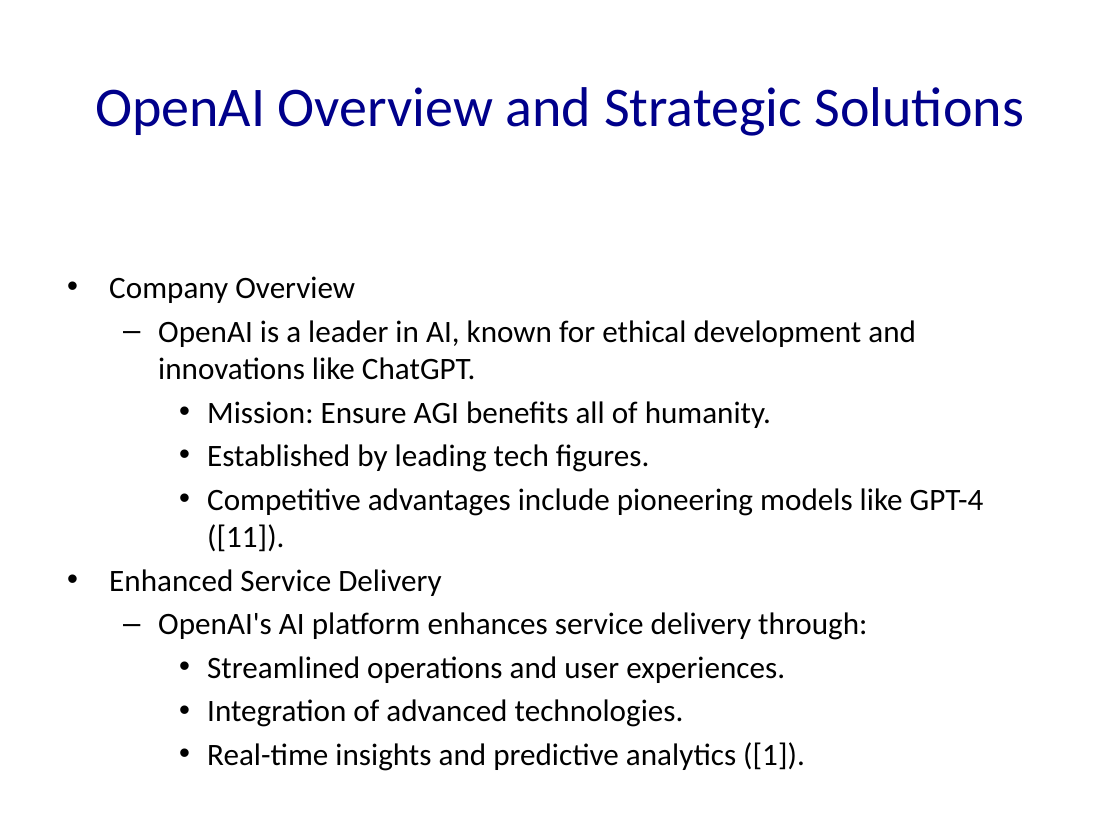
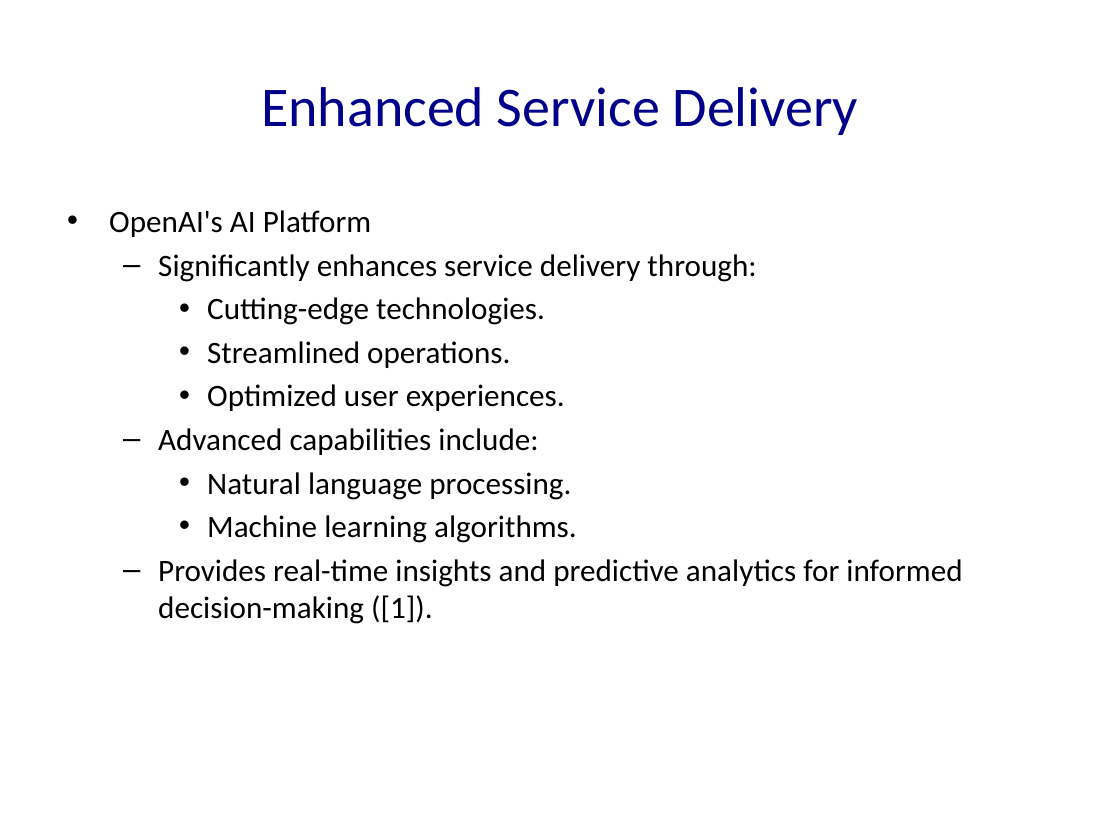
Before and after one commit to Frank-Gu-81/slides_autogeneration, a slide deck: slide 1 of OpenAI.pptx. Drawn at 1120x840 pixels with LibreOffice and Linux fonts; fonts in the diff are those of the drawing. Boxes give left, top, right and bottom in pixels: in the first picture for what was removed or moved away, otherwise in the second. Text is boxed around its words. In the diff, an @@ line names an element or a change of style, - is before the commit and + after.

```diff
--- a/OpenAI.pptx
+++ b/OpenAI.pptx
@@ title at [261,87,859,135]: text changed @@
-OpenAI Overview and Strategic Solutions
+Enhanced Service Delivery
@@ text at [109,210,962,624]: text changed @@
-• Company Overview
-  – OpenAI is a leader in AI, known for ethical development and innovations like ChatGPT.
-    • Mission: Ensure AGI benefits all of humanity.
-    • Established by leading tech figures.
-    • Competitive advantages include pioneering models like GPT-4 ([11]).
-• Enhanced Service Delivery
-  – OpenAI's AI platform enhances service delivery through:
-    • Streamlined operations and user experiences.
-    • Integration of advanced technologies.
-    • Real-time insights and predictive analytics ([1]).
+• OpenAI's AI Platform
+  – Significantly enhances service delivery through:
+    • Cutting-edge technologies.
+    • Streamlined operations.
+    • Optimized user experiences.
+  – Advanced capabilities include:
+    • Natural language processing.
+    • Machine learning algorithms.
+  – Provides real-time insights and predictive analytics for informed decision-making ([1]).
```
Also in this commit, not shown: 7 other slides changed, 22 slides added, 3 slides removed, 11 other files.
